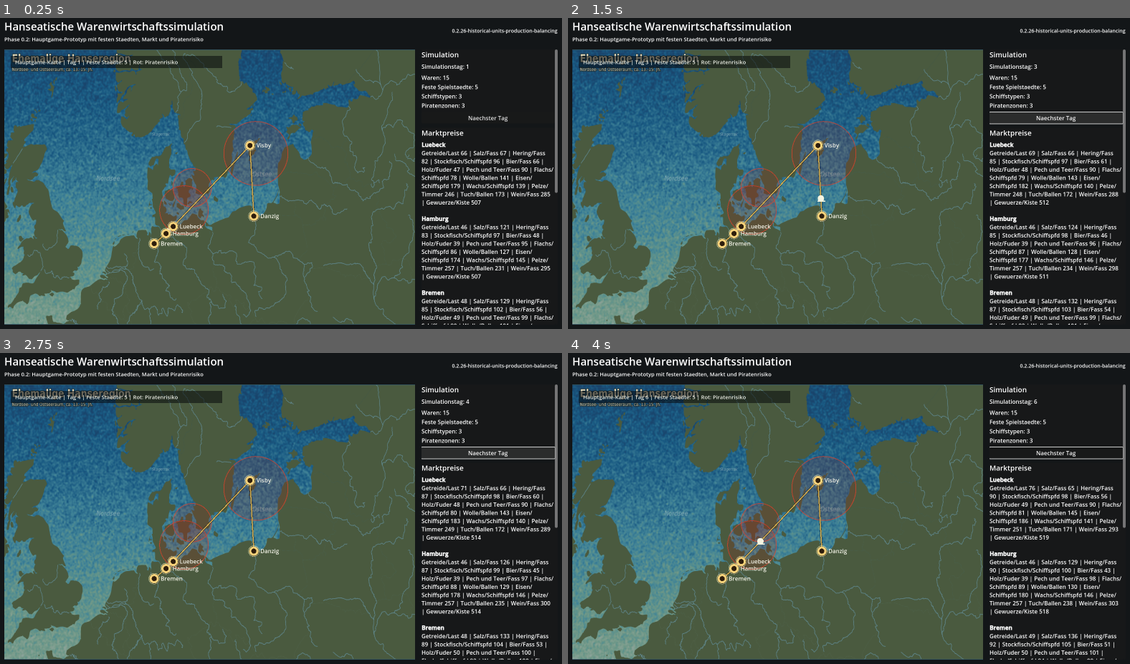
Above: before the commit, frames 1-4 (two rows, left to right).
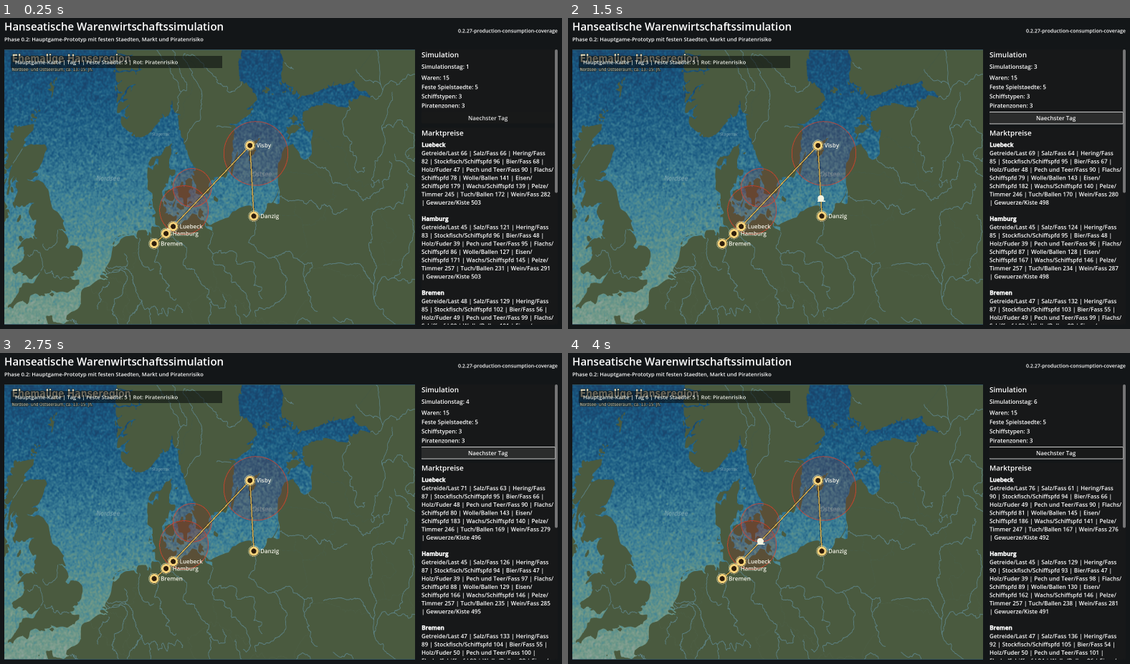
Above: after the commit, the same moments.

Repository: Lurchi-it-is/Patrizier_Remake
Game: Godot game, scene res://scenes/launcher.tscn
The game is run twice, just before and just after one commit, with the same random seed, the same clock (stepped at 60 frames per second) and the same inputs.
Inputs (mouse positions are in pixels of both pictures, inside the frame that each line leads up to):
- Up to frame 1 (0.25 s): no input
- Up to frame 2 (1.5 s): click "Naechster Tag" at 0.5 s; click "Naechster Tag" at 1.25 s
- Up to frame 3 (2.75 s): click "Naechster Tag" at 2 s
- Up to frame 4 (4 s): tap Enter at 2.75 s; move the mouse to (775, 520) at 2.77 s; click (775, 520) at 2.92 s; tap Space at 3.5 s; move the mouse to (736, 524) at 3.52 s; click (736, 524) at 3.67 s

The runs differ from the first frame. In frame 1, 0.2% of the frame differs, in the area x 80-100%, y 3-84%; in frame 2, 0.3%; in frame 3, 0.3%; in frame 4, 0.4%, in the area x 79-100%, y 3-99%.

Commit message:
Balance production against city consumption

Diff:
--- a/data/cities.json
+++ b/data/cities.json
@@ -6,7 +6,7 @@
     "population": 18000,
     "position": { "x": 658, "y": 579 },
     "population_groups": { "poor": 7200, "craftsmen": 6300, "burghers": 3600, "patricians": 900 },
-    "production": { "salt": 4, "beer": 10, "cloth": 0.6, "pitch_tar": 0.4 },
+    "production": { "salt": 11, "beer": 4, "stockfish": 0.8, "cloth": 1.2, "pitch_tar": 0.4, "furs": 0.15, "wine": 0.6, "spices": 0.15 },
     "consumption": { "grain": 2, "herring": 1, "stockfish": 0.5, "timber": 1, "pitch_tar": 0.4, "flax": 0.8, "wool": 0.4, "iron": 0.6, "wax": 0.3, "furs": 0.2, "wine": 0.2, "spices": 0.05 },
     "stock": { "grain": 260, "salt": 420, "herring": 150, "stockfish": 80, "beer": 140, "timber": 130, "pitch_tar": 70, "flax": 90, "wool": 55, "iron": 70, "wax": 75, "furs": 40, "cloth": 95, "wine": 45, "spices": 12 },
     "target_stock": { "grain": 320, "salt": 260, "herring": 170, "stockfish": 90, "beer": 160, "timber": 150, "pitch_tar": 80, "flax": 100, "wool": 70, "iron": 85, "wax": 80, "furs": 45, "cloth": 90, "wine": 55, "spices": 15 }
@@ -18,7 +18,7 @@
     "population": 14000,
     "position": { "x": 630, "y": 602 },
     "population_groups": { "poor": 6300, "craftsmen": 4760, "burghers": 2380, "patricians": 560 },
-    "production": { "grain": 4, "beer": 8, "timber": 1.2 },
+    "production": { "grain": 6, "beer": 4, "stockfish": 1.2, "timber": 1.2, "iron": 1.5, "wine": 0.6, "spices": 0.1 },
     "consumption": { "salt": 1, "herring": 1, "stockfish": 0.5, "timber": 1, "pitch_tar": 0.3, "flax": 0.5, "wool": 0.3, "iron": 0.5, "cloth": 0.2, "wine": 0.15, "spices": 0.03 },
     "stock": { "grain": 340, "salt": 130, "herring": 140, "stockfish": 70, "beer": 210, "timber": 150, "pitch_tar": 45, "flax": 55, "wool": 50, "iron": 60, "wax": 35, "furs": 25, "cloth": 50, "wine": 35, "spices": 8 },
     "target_stock": { "grain": 260, "salt": 180, "herring": 160, "stockfish": 80, "beer": 150, "timber": 135, "pitch_tar": 55, "flax": 70, "wool": 55, "iron": 70, "wax": 40, "furs": 30, "cloth": 70, "wine": 45, "spices": 10 }
@@ -30,7 +30,7 @@
     "population": 10000,
     "position": { "x": 584, "y": 635 },
     "population_groups": { "poor": 4800, "craftsmen": 3500, "burghers": 1400, "patricians": 300 },
-    "production": { "grain": 3, "beer": 5, "cloth": 0.4, "wool": 0.4 },
+    "production": { "grain": 5, "beer": 3, "cloth": 1, "wool": 1, "iron": 1 },
     "consumption": { "salt": 0.8, "herring": 0.8, "stockfish": 0.3, "timber": 0.8, "pitch_tar": 0.2, "flax": 0.7, "iron": 0.4, "wax": 0.15, "wine": 0.1, "spices": 0.02 },
     "stock": { "grain": 280, "salt": 100, "herring": 110, "stockfish": 45, "beer": 130, "timber": 95, "pitch_tar": 35, "flax": 65, "wool": 80, "iron": 45, "wax": 40, "furs": 18, "cloth": 70, "wine": 22, "spices": 5 },
     "target_stock": { "grain": 230, "salt": 150, "herring": 130, "stockfish": 55, "beer": 115, "timber": 115, "pitch_tar": 45, "flax": 75, "wool": 65, "iron": 55, "wax": 45, "furs": 20, "cloth": 65, "wine": 30, "spices": 7 }
@@ -42,7 +42,7 @@
     "population": 9000,
     "position": { "x": 957, "y": 314 },
     "population_groups": { "poor": 4500, "craftsmen": 2880, "burghers": 1350, "patricians": 270 },
-    "production": { "herring": 8, "timber": 1.5, "pitch_tar": 0.5, "wax": 0.3 },
+    "production": { "herring": 14, "timber": 1.5, "pitch_tar": 0.5, "wax": 0.3, "furs": 0.1 },
     "consumption": { "grain": 1.8, "salt": 1.4, "beer": 0.5, "cloth": 0.4, "wine": 0.1, "spices": 0.02, "iron": 0.3, "flax": 0.2 },
     "stock": { "grain": 105, "salt": 95, "herring": 270, "stockfish": 45, "beer": 65, "timber": 180, "pitch_tar": 70, "flax": 30, "wool": 20, "iron": 35, "wax": 60, "furs": 20, "cloth": 30, "wine": 18, "spices": 4 },
     "target_stock": { "grain": 175, "salt": 160, "herring": 155, "stockfish": 45, "beer": 85, "timber": 130, "pitch_tar": 65, "flax": 40, "wool": 30, "iron": 45, "wax": 55, "furs": 25, "cloth": 50, "wine": 25, "spices": 6 }
@@ -54,7 +54,7 @@
     "population": 15000,
     "position": { "x": 972, "y": 545 },
     "population_groups": { "poor": 7050, "craftsmen": 5100, "burghers": 2250, "patricians": 600 },
-    "production": { "grain": 12, "timber": 3, "pitch_tar": 1, "flax": 1.2, "wax": 0.5 },
+    "production": { "grain": 22, "timber": 3, "pitch_tar": 1, "flax": 2.6, "wax": 0.5, "iron": 0.5 },
     "consumption": { "salt": 1.2, "herring": 1, "stockfish": 0.3, "beer": 0.4, "cloth": 0.4, "wine": 0.15, "spices": 0.03, "iron": 0.5, "wool": 0.2 },
     "stock": { "grain": 440, "salt": 130, "herring": 125, "stockfish": 55, "beer": 95, "timber": 230, "pitch_tar": 100, "flax": 120, "wool": 35, "iron": 55, "wax": 75, "furs": 25, "cloth": 40, "wine": 25, "spices": 6 },
     "target_stock": { "grain": 300, "salt": 195, "herring": 160, "stockfish": 60, "beer": 120, "timber": 160, "pitch_tar": 90, "flax": 100, "wool": 45, "iron": 70, "wax": 70, "furs": 30, "cloth": 70, "wine": 35, "spices": 8 }
--- a/project.godot
+++ b/project.godot
@@ -7,7 +7,7 @@
 
 config/name="Hanseatische Warenwirtschaftssimulation"
 config/description="Datengetriebene Hanse-Handels- und Seeschlacht-Simulation."
-config/version="0.2.26-historical-units-production-balancing"
+config/version="0.2.27-production-consumption-coverage"
 run/main_scene="res://scenes/launcher.tscn"
 config/features=PackedStringArray("4.3")
 
--- a/scripts/map_editor.gd
+++ b/scripts/map_editor.gd
@@ -3,7 +3,7 @@
 const CatalogLoader = preload("res://scripts/data/catalog_loader.gd")
 const MapView = preload("res://scripts/ui/map_view.gd")
 const CITY_VALUES_EXPORT_PATH := "user://custom_map_city_values.json"
-const EDITOR_VERSION := "0.2.26-historical-units-production-balancing"
+const EDITOR_VERSION := "0.2.27-production-consumption-coverage"
 const POPULATION_GROUP_DISTRIBUTION_BY_KIND := {
 	"core": {"poor": 0.40, "craftsmen": 0.35, "burghers": 0.20, "patricians": 0.05},
 	"kontor": {"poor": 0.35, "craftsmen": 0.25, "burghers": 0.30, "patricians": 0.10},
@@ -11,38 +11,38 @@
 	"trade": {"poor": 0.55, "craftsmen": 0.30, "burghers": 0.13, "patricians": 0.02}
 }
 const DEFAULT_CITY_ECONOMY := {
-	"london": {"population": 30000, "production": {"cloth": 2, "wool": 3}, "consumption": {"grain": 12, "herring": 5, "salt": 4, "timber": 3, "wine": 2, "spices": 0.4}},
-	"hull": {"population": 7000, "production": {"wool": 1.5, "grain": 3, "iron": 0.4}, "consumption": {"salt": 4, "herring": 3, "timber": 3, "cloth": 1, "beer": 1}},
-	"boston": {"population": 8000, "production": {"wool": 2, "grain": 3}, "consumption": {"salt": 4, "herring": 3, "timber": 2, "cloth": 1, "beer": 1}},
-	"kings_lynn": {"population": 7000, "production": {"wool": 1.2, "grain": 3, "beer": 2}, "consumption": {"salt": 4, "herring": 3, "timber": 2, "cloth": 1}},
+	"london": {"population": 30000, "production": {"grain": 8, "beer": 5, "cloth": 4, "wool": 5, "iron": 1, "wine": 2, "spices": 0.5}, "consumption": {"herring": 3, "salt": 2, "timber": 2, "wine": 1, "spices": 0.2}},
+	"hull": {"population": 7000, "production": {"grain": 5, "beer": 2, "wool": 2, "iron": 0.6}, "consumption": {"salt": 1, "herring": 1, "timber": 1, "cloth": 0.3}},
+	"boston": {"population": 8000, "production": {"grain": 5, "beer": 2, "wool": 2.5}, "consumption": {"salt": 1, "herring": 1, "timber": 1, "cloth": 0.3}},
+	"kings_lynn": {"population": 7000, "production": {"grain": 5, "beer": 2, "wool": 1.5}, "consumption": {"salt": 1, "herring": 1, "timber": 1, "cloth": 0.3}},
 	"great_yarmouth": {"population": 8000, "production": {"herring": 8, "wool": 2}, "consumption": {"salt": 6, "grain": 4, "timber": 2, "cloth": 1}},
-	"bruegge": {"population": 35000, "production": {"cloth": 3.5}, "consumption": {"grain": 10, "herring": 4, "salt": 3, "timber": 2, "wool": 5, "wax": 1, "furs": 1, "wine": 3, "spices": 0.6}},
-	"koeln": {"population": 30000, "production": {"cloth": 1.5, "beer": 8, "iron": 0.5}, "consumption": {"grain": 8, "herring": 5, "stockfish": 2, "salt": 4, "timber": 3, "wine": 2, "spices": 0.3}},
-	"kampen": {"population": 9000, "production": {"grain": 4, "beer": 4, "cloth": 0.4}, "consumption": {"salt": 4, "herring": 3, "timber": 2, "wool": 1}},
+	"bruegge": {"population": 35000, "production": {"grain": 8, "beer": 5, "cloth": 6, "wine": 3, "spices": 0.6}, "consumption": {"herring": 3, "salt": 2, "timber": 2, "wool": 3, "wax": 0.5, "furs": 0.5}},
+	"koeln": {"population": 30000, "production": {"grain": 8, "beer": 7, "cloth": 3, "iron": 2, "wine": 1}, "consumption": {"herring": 3, "stockfish": 1, "salt": 2, "timber": 1, "spices": 0.2}},
+	"kampen": {"population": 9000, "production": {"grain": 6, "beer": 3, "cloth": 1}, "consumption": {"salt": 1, "herring": 1, "timber": 1, "wool": 0.5}},
 	"stade": {"population": 7000, "production": {"grain": 4, "beer": 2, "timber": 1}, "consumption": {"salt": 3, "herring": 3, "cloth": 1, "iron": 0.5}},
-	"wismar": {"population": 8000, "production": {"herring": 5, "beer": 3, "timber": 1}, "consumption": {"grain": 5, "salt": 3, "cloth": 1, "iron": 0.5}},
-	"rostock": {"population": 10000, "production": {"herring": 4, "grain": 2.5, "beer": 4}, "consumption": {"salt": 3, "timber": 2, "cloth": 1, "pitch_tar": 0.5}},
-	"stralsund": {"population": 9000, "production": {"herring": 6, "timber": 1}, "consumption": {"grain": 5, "salt": 3, "cloth": 1, "beer": 1}},
-	"greifswald": {"population": 7000, "production": {"grain": 3, "herring": 3}, "consumption": {"salt": 3, "timber": 2, "cloth": 1, "beer": 1}},
-	"stettin": {"population": 9000, "production": {"grain": 4, "timber": 2, "pitch_tar": 0.5}, "consumption": {"salt": 4, "herring": 3, "cloth": 1, "iron": 0.5}},
+	"wismar": {"population": 8000, "production": {"grain": 3, "herring": 5, "beer": 2, "timber": 1}, "consumption": {"salt": 1, "cloth": 0.5, "iron": 0.3}},
+	"rostock": {"population": 10000, "production": {"grain": 5, "herring": 4, "beer": 3, "timber": 1}, "consumption": {"salt": 1, "cloth": 0.5, "pitch_tar": 0.3}},
+	"stralsund": {"population": 9000, "production": {"grain": 3, "herring": 7, "timber": 1}, "consumption": {"salt": 1, "cloth": 0.5, "beer": 0.5}},
+	"greifswald": {"population": 7000, "production": {"grain": 5, "herring": 3, "beer": 1}, "consumption": {"salt": 1, "timber": 0.5, "cloth": 0.3}},
+	"stettin": {"population": 9000, "production": {"grain": 7, "timber": 3, "pitch_tar": 0.7}, "consumption": {"salt": 1, "herring": 1, "cloth": 0.5, "iron": 0.3}},
 	"kopenhagen": {"population": 12000, "production": {"herring": 5, "grain": 3, "beer": 3}, "consumption": {"salt": 4, "timber": 2, "cloth": 1, "wine": 0.5}},
 	"malmoe": {"population": 9000, "production": {"herring": 7, "grain": 3}, "consumption": {"salt": 5, "timber": 2, "cloth": 1}},
 	"skanor_falsterbo": {"population": 4000, "production": {"herring": 10}, "consumption": {"salt": 7, "grain": 3, "timber": 1, "cloth": 1, "beer": 0.5}},
 	"helsingborg": {"population": 5000, "production": {"herring": 5, "grain": 2}, "consumption": {"salt": 4, "timber": 1, "cloth": 1}},
 	"aalborg": {"population": 6000, "production": {"herring": 4, "grain": 3, "beer": 2}, "consumption": {"salt": 3, "timber": 2, "cloth": 1}},
-	"oslo": {"population": 5000, "production": {"timber": 2.5, "herring": 3, "pitch_tar": 0.5}, "consumption": {"grain": 5, "salt": 3, "cloth": 1, "beer": 1}},
-	"bergen": {"population": 8000, "production": {"stockfish": 8, "timber": 0.8, "furs": 0.2}, "consumption": {"grain": 7, "salt": 4, "cloth": 1, "beer": 1}},
+	"oslo": {"population": 5000, "production": {"timber": 3, "herring": 3, "pitch_tar": 0.6}, "consumption": {"grain": 2, "salt": 1, "cloth": 0.4, "beer": 0.5}},
+	"bergen": {"population": 8000, "production": {"stockfish": 9, "timber": 1, "furs": 0.4}, "consumption": {"grain": 3, "salt": 1.5, "cloth": 0.5, "beer": 0.8}},
 	"stockholm": {"population": 7000, "production": {"timber": 2, "iron": 0.8, "herring": 2}, "consumption": {"grain": 5, "salt": 3, "cloth": 1, "wine": 0.4}},
 	"kalmar": {"population": 7000, "production": {"grain": 3, "herring": 4, "timber": 2}, "consumption": {"salt": 4, "cloth": 1, "beer": 1}},
-	"elbing": {"population": 9000, "production": {"grain": 5, "timber": 1.5, "flax": 0.8}, "consumption": {"salt": 4, "herring": 3, "cloth": 1}},
-	"koenigsberg": {"population": 9000, "production": {"grain": 6, "timber": 1.5, "wax": 0.4}, "consumption": {"salt": 4, "herring": 3, "cloth": 1}},
-	"memel": {"population": 4000, "production": {"timber": 2.5, "herring": 3, "pitch_tar": 0.5}, "consumption": {"grain": 4, "salt": 3, "cloth": 1}},
-	"riga": {"population": 12000, "production": {"timber": 2.5, "grain": 4, "flax": 1.5, "wax": 0.7}, "consumption": {"salt": 4, "herring": 3, "cloth": 1, "beer": 1}},
-	"reval": {"population": 8000, "production": {"timber": 2, "herring": 3, "wax": 0.4}, "consumption": {"grain": 4, "salt": 3, "cloth": 1}},
-	"abo": {"population": 6000, "production": {"herring": 4, "timber": 1.5, "pitch_tar": 0.5}, "consumption": {"grain": 5, "salt": 3, "cloth": 1}},
-	"viborg": {"population": 5000, "production": {"timber": 2.5, "herring": 2, "pitch_tar": 0.5}, "consumption": {"grain": 5, "salt": 3, "cloth": 1}},
-	"narva": {"population": 4000, "production": {"timber": 2, "grain": 2, "flax": 0.5}, "consumption": {"salt": 4, "herring": 2, "cloth": 1}},
-	"nowgorod": {"population": 20000, "production": {"furs": 1.5, "wax": 1.5, "timber": 2, "flax": 1}, "consumption": {"salt": 5, "herring": 3, "stockfish": 1, "cloth": 2, "wine": 0.6, "spices": 0.2}}
+	"elbing": {"population": 9000, "production": {"grain": 8, "timber": 2, "flax": 1}, "consumption": {"salt": 1, "herring": 1, "cloth": 0.5}},
+	"koenigsberg": {"population": 9000, "production": {"grain": 9, "timber": 2, "wax": 0.7}, "consumption": {"salt": 1, "herring": 1, "cloth": 0.5}},
+	"memel": {"population": 4000, "production": {"grain": 2, "timber": 3, "herring": 3, "pitch_tar": 0.7}, "consumption": {"salt": 1, "cloth": 0.3}},
+	"riga": {"population": 12000, "production": {"grain": 8, "timber": 3, "flax": 2, "wax": 1}, "consumption": {"salt": 1.5, "herring": 1, "cloth": 0.6, "beer": 0.8}},
+	"reval": {"population": 8000, "production": {"grain": 3, "timber": 2.5, "herring": 3, "wax": 0.6}, "consumption": {"salt": 1, "cloth": 0.5}},
+	"abo": {"population": 6000, "production": {"grain": 2, "herring": 4, "timber": 2, "pitch_tar": 0.6}, "consumption": {"salt": 1, "cloth": 0.4}},
+	"viborg": {"population": 5000, "production": {"grain": 2, "timber": 3, "herring": 2, "pitch_tar": 0.6}, "consumption": {"salt": 1, "cloth": 0.4}},
+	"narva": {"population": 4000, "production": {"timber": 2.5, "grain": 2.5, "flax": 0.7}, "consumption": {"salt": 1, "herring": 0.5, "cloth": 0.3}},
+	"nowgorod": {"population": 20000, "production": {"grain": 5, "furs": 2, "wax": 2, "timber": 3, "flax": 2}, "consumption": {"salt": 2, "herring": 1, "stockfish": 0.5, "cloth": 1, "wine": 0.3, "spices": 0.1}}
 }
 
 var catalog: Dictionary = {}
Not shown, changed: CHANGELOG.md
Not shown, changed: README.md
Not shown, changed: VERSION
Not shown, changed: docs/ARCHITECTURE.md
Not shown, changed: docs/DEVELOPMENT.md
Not shown, changed: docs/HANSE_ECONOMY_BALANCING.md
Not shown, changed: docs/PROJECT_PLAN.md
Not shown, changed: tools/validate_project.ps1
